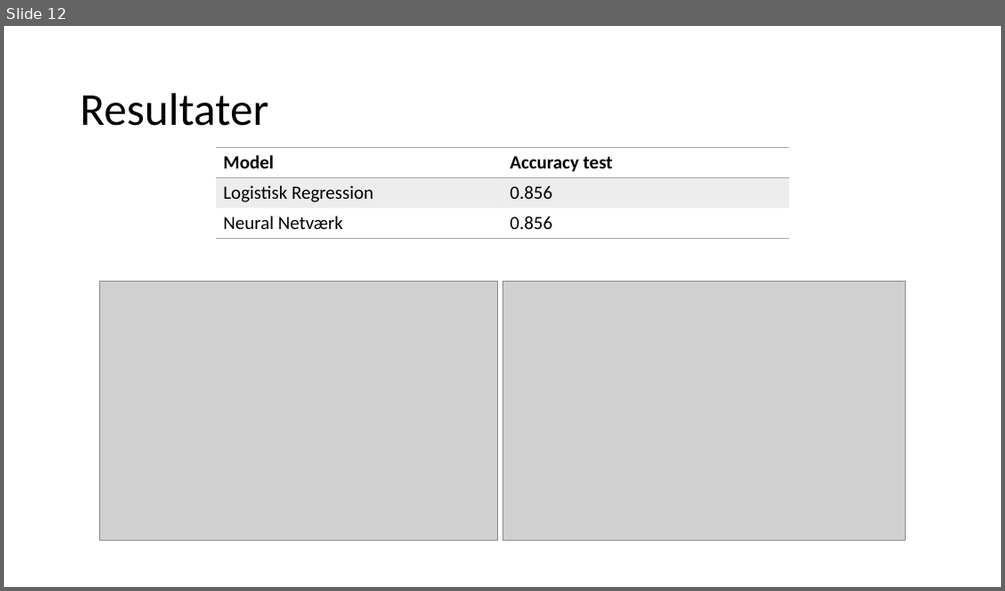
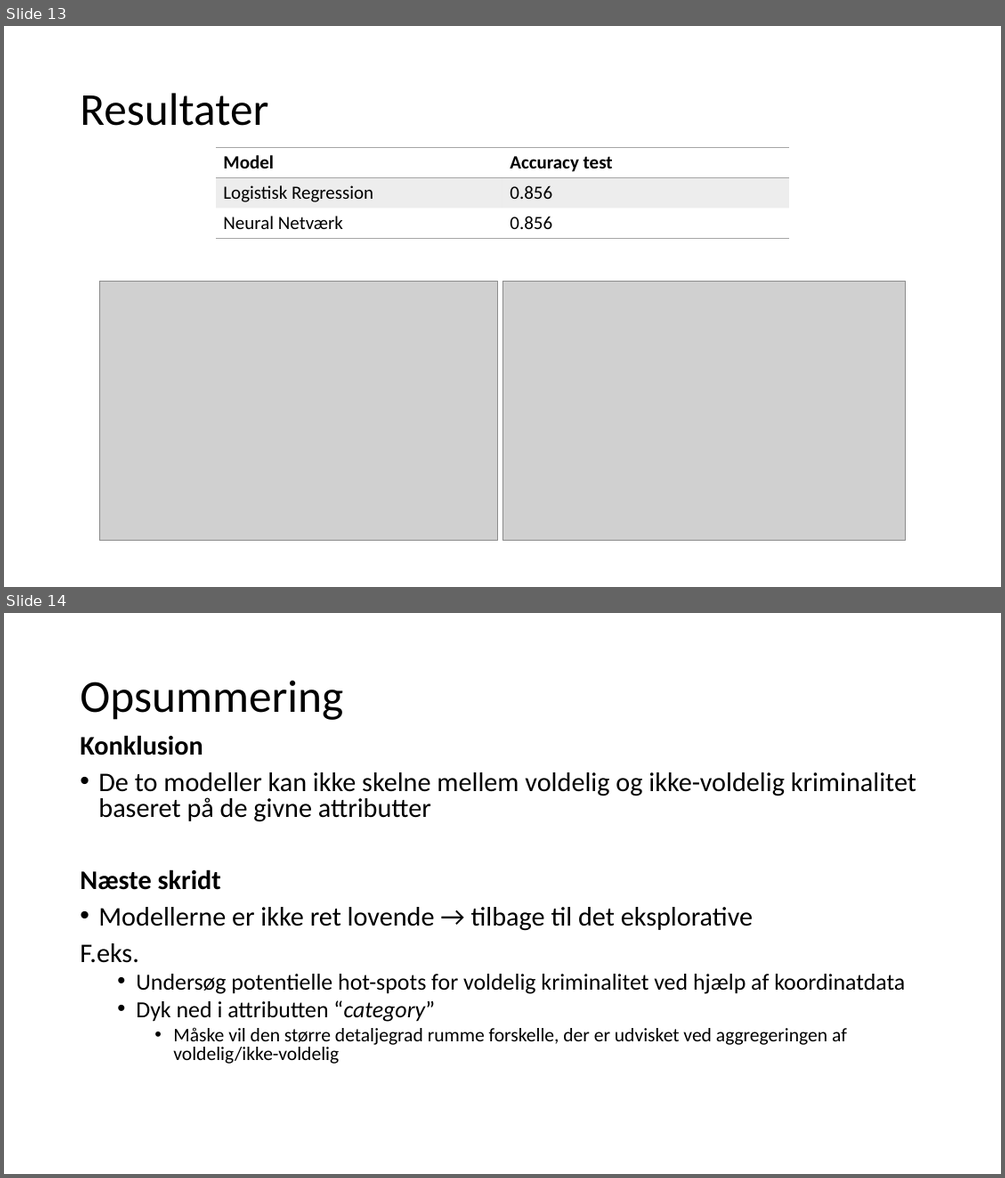
Before and after one commit to CarolineFuglsang/san_francisco_crime_data, a slide deck: presentation/San Francisco Crime Data.pptx. Shown one above the other, each under a label of ours: slide 12 before the commit, slides 13 and 14 after it. The pictures are 1005x591 and 1005x1178 pixels, drawn with LibreOffice and Linux fonts; fonts in the diff are those of the drawing; grey boxes stand for pictures. Boxes give left, top, right and bottom in pixels: in the first picture for what was removed or moved away, otherwise in the second. Text is boxed around its words. In the diff, an @@ line names an element or a change of style, - is before the commit and + after.

```diff
--- a/presentation/San Francisco Crime Data.pptx
+++ b/presentation/San Francisco Crime Data.pptx
@@ slide 14 added at bbox=[4, 613, 1001, 1174], background #FFFFFF @@
@@ title added at bbox=[80, 680, 343, 720], 44 pt, text #000000 @@
+Opsummering
@@ text added at bbox=[80, 735, 916, 1063], 25.9 pt, text #000000 @@
+Konklusion
+• De to modeller kan ikke skelne mellem voldelig og ikke-voldelig kriminalitet baseret på de givne attributter
+Næste skridt
+• Modellerne er ikke ret lovende → tilbage til det eksplorative
+F.eks.
+  • Undersøg potentielle hot-spots for voldelig kriminalitet ved hjælp af koordinatdata
+  • Dyk ned i attributten “category”
+    • Måske vil den større detaljegrad rumme forskelle, der er udvisket ved aggregeringen af voldelig/ikke-voldelig
@@ what was slide 12 is now slide 13 @@
```
Also in this commit, not shown: 1 slide changed, 1 other slide added, 1 other file.
